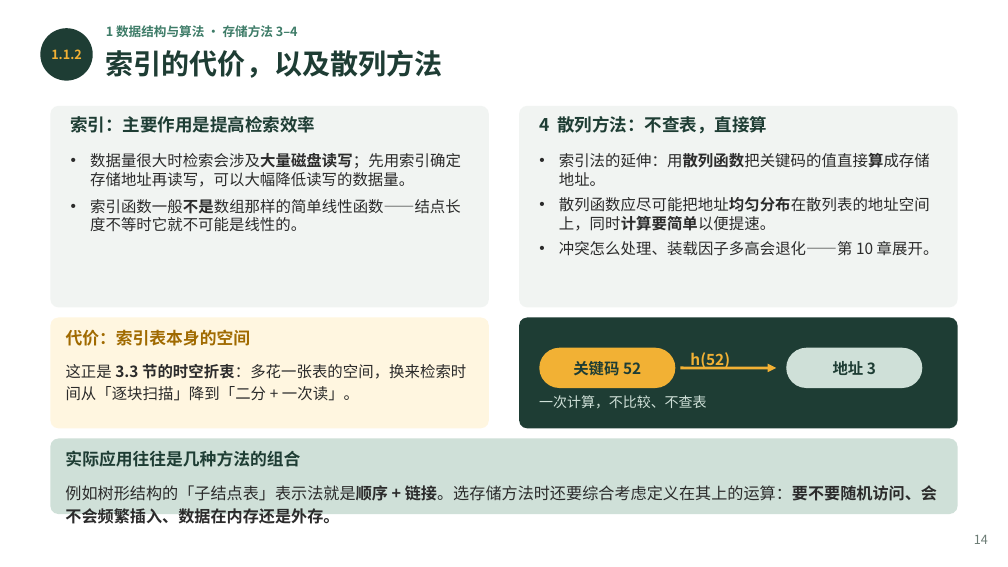
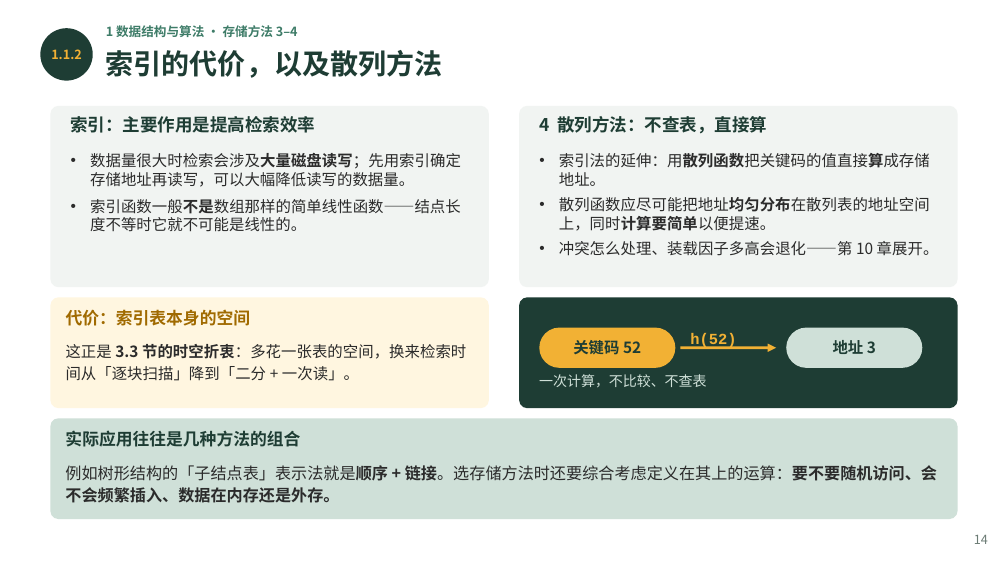
Before and after one commit to GMyhf/2026fall-cs201cq, a slide deck: slide 14 of courseware/202609_DSA_01_ADT_Floyd_Complexity.pptx. Drawn at 1008x567 pixels with LibreOffice and Linux fonts; fonts in the diff are those of the drawing. Boxes give left, top, right and bottom in pixels: in the first picture for what was removed or moved away, otherwise in the second. Text is boxed around its words. In the diff, an @@ line names an element or a change of style, - is before the commit and + after.

```diff
--- a/courseware/202609_DSA_01_ADT_Floyd_Complexity.pptx
+++ b/courseware/202609_DSA_01_ADT_Floyd_Complexity.pptx
@@ rounded rectangle: place and size @@
-rounded rectangle at <box>50,106,489,307</box>
+rounded rectangle at <box>50,106,489,287</box>
@@ proportions changed in 3 elements at <box>50,418,958,519</box>, <box>50,106,489,287</box>, <box>519,106,958,287</box> @@
@@ rounded rectangle: place and size @@
-rounded rectangle at <box>519,106,958,307</box>
+rounded rectangle at <box>519,106,958,287</box>
@@ 7 texts, 4 rounded rectangles, 1 arrow: place and size @@
-7 texts, 4 rounded rectangles, 1 arrow at <box>50,318,958,467</box>
+7 texts, 4 rounded rectangles, 1 arrow at <box>50,297,958,447</box>
@@ text "h(52)" at <box>690,333,736,349</box>: font Noto Sans CJK SC to Courier New @@
@@ rounded rectangle: place and size @@
-rounded rectangle at <box>50,438,958,514</box>
+rounded rectangle at <box>50,418,958,519</box>
@@ text "例如树形结构的「子结点表」表示法就是顺序 + 链接。选存储方法时还要综合考虑定义在其上的运算：要不要随机访问、会不会频繁 ...": place and size @@
-text "例如树形结构的「子结点表」表示法就是顺序 + 链接。选存储方法时还要综合考虑定义在其上的运算：要不要随机访问、会不会频繁 ..." at <box>65,485,937,526</box>
+text "例如树形结构的「子结点表」表示法就是顺序 + 链接。选存储方法时还要综合考虑定义在其上的运算：要不要随机访问、会不会频繁 ..." at <box>65,465,937,503</box>
```
Also in this commit, not shown: 15 other slides changed.
